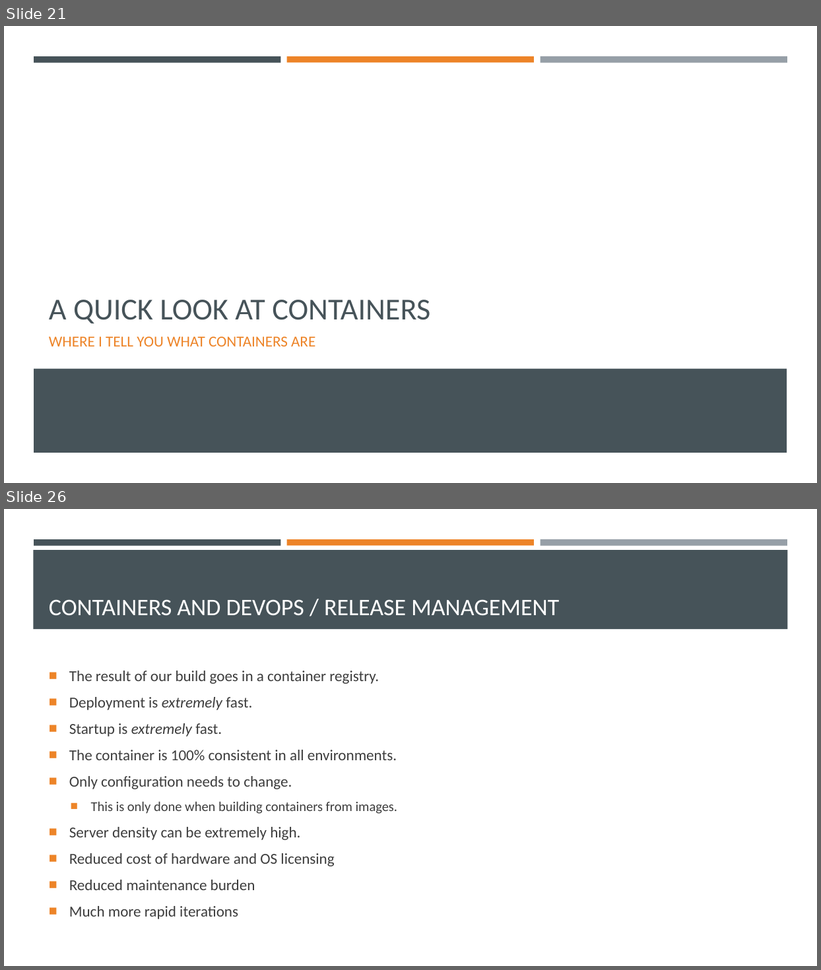
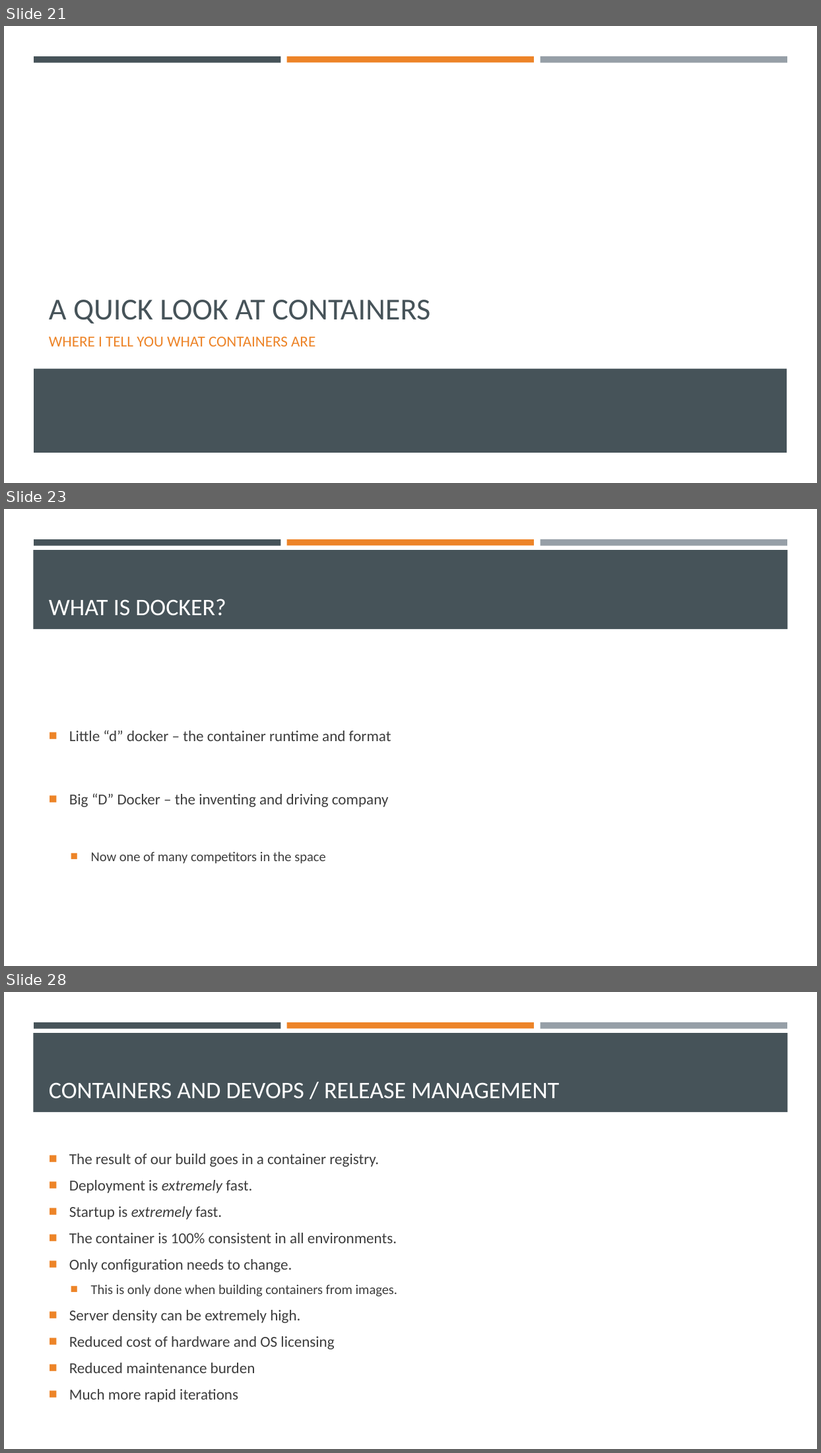
Before and after one commit to EnterpriseProductsLP/introduction-to-docker, a slide deck: presentation/presentation.pptx. Shown one above the other, each under a label of ours: slides 21 and 26 before the commit, slides 21, 23 and 28 after it; the slides between them are not shown. The pictures are 821x970 and 821x1453 pixels, drawn with LibreOffice and Linux fonts; fonts in the diff are those of the drawing. Boxes give left, top, right and bottom in pixels: in the first picture for what was removed or moved away, otherwise in the second. Text is boxed around its words. In the diff, an @@ line names an element or a change of style, - is before the commit and + after.

```diff
--- a/presentation/presentation.pptx
+++ b/presentation/presentation.pptx
@@ slide 23 added at <box>4,509,817,966</box>, background #FFFFFF; not listed: 4 template elements that a slide beside it also shows @@
@@ title added at <box>49,599,226,616</box>, 28 pt, text #FFFFFF @@
+WHAT IS DOCKER?
@@ text added at <box>69,730,391,864</box>, 18 pt, text #3D3D3D @@
+■ Little “d” docker – the container runtime and format
+■ Big “D” Docker – the inventing and driving company
+  ■ Now one of many competitors in the space
@@ what was slide 26 is now slide 28 @@
```
Also in this commit, not shown: 7 slides changed, 4 other slides added.
